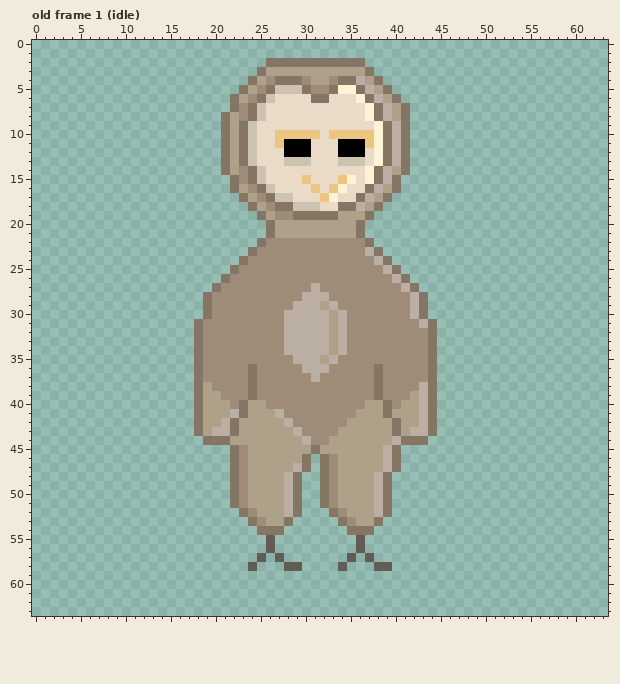
Pixel-art file -- assets/enemies/buho Boss/buho.aseprite. Above is the file before it was changed.
64x64 pixels, 12 frames. Colours within 5 levels of each other are drawn and written as one. Shown: old frame 1 (idle). The commit also changed other frames, which this record leaves out.
The same view after the edit:
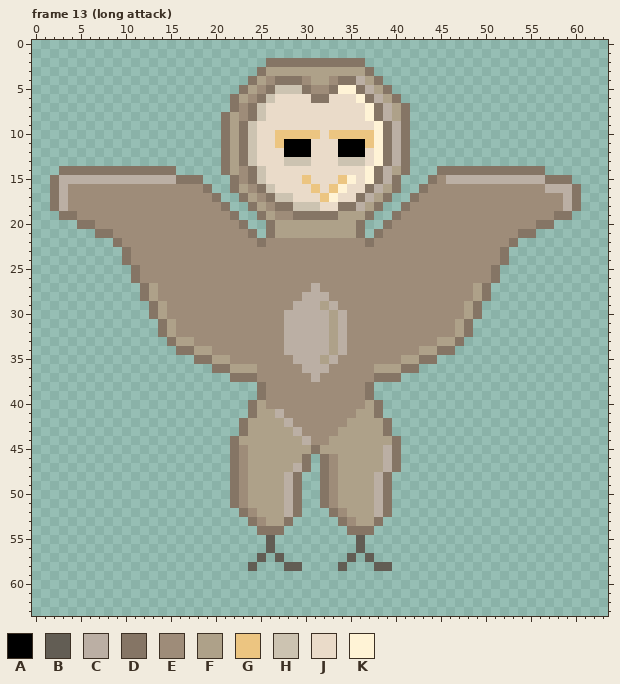
Palette (. is transparent): A #000000  B #625d54  C #bbafa4  D #857565  E #9e8c79  F #aea189  G #ecc581  H #ccc3b1  J #eadbc9  K #fff3d6
A new or re-ordered frame is compared with the old frame closest to it.
The exact change:
frames 12 -> 30
--- frame 13 (long attack) is new; against old frame 1 (idle)
@@ x 0..63 @@
 13 .....................DFDHJJJHHHJJJHHHJKDCD......................
-14 .....................DFEDHJJJJJJJJJJJKDCFD......................
-15 ......................DEDHJJJJGJJJGKJKDCD.......................
-16 ......................DFEDHJJJJGJGKJJDCFD.......................
-17 .......................DFEDHHJJJGKJJDCFD........................
-18 ........................DFEDDHHHJJDDCFD.........................
-19 .........................DFEEDDDDDFFFD..........................
-20 ..........................DFFFFFFFFFD...........................
-21 ..........................DFFFFFFFFFD...........................
-22 .........................DEEEEEEEEEEED..........................
-23 ........................DEEEEEEEEEEEECD.........................
-24 .......................DEEEEEEEEEEEEEECD........................
-25 ......................DEEEEEEEEEEEEEEEECD.......................
-26 .....................DEEEEEEEEEEEEEEEEEECD......................
-27 ....................DEEEEEEEEEECEEEEEEEEECD.....................
-28 ...................DEEEEEEEEEECCCEEEEEEEEECD....................
-29 ...................DEEEEEEEEECCCFCEEEEEEEECD....................
-30 ...................DEEEEEEEECCCCCFCEEEEEEECD....................
-31 ..................DEEEEEEEEECCCCCFCEEEEEEEECD...................
-32 ..................DEEEEEEEEECCCCCFCEEEEEEEEED...................
-33 ..................DEEEEEEEEECCCCCFCEEEEEEEEED...................
-34 ..................DEEEEEEEEECCCCCFCEEEEEEEEED...................
-35 ..................DEEEEEEEEEECCCFCEEEEEEEEEED...................
-36 ..................DEEEEEDEEEEECCCEEEEEDEEEEED...................
-37 ..................DEEEEEDEEEEEECEEEEEEDEEEEED...................
-38 ..................DFEEEEDEEEEEEEEEEEEEDEEEECD...................
-39 ..................DFFEEEDEEEEEEEEEEEEEDEEEFCD...................
-40 ..................DFFFEDFFEEEEEEEEEEEFFDEFFCD...................
-41 ..................DFFFCDFFFCEEEEEEEEFFFDFFFCD...................
-42 ..................DFFCDFFFFFCEEEEEEFFFFFDFFCD...................
-43 ..................DFCCDFFFFFFCEEEEFFFFFFDFCCD...................
-44 ...................DDDFFFFFFFFCEEFFFFFFFCDDD....................
+14 ...DDDDDDDDDDDDD.....DFEDHJJJJJJJJJJJKDCFD...DDDDDDDDDDDD.......
+15 ..DCCCCCCCCCCCCCDDD...DEDHJJJJGJJJGKJKDCD...DECCCCCCCCCCCDDD....
+16 ..DCEEEEEEEEEEEEEEED..DFEDHJJJJGJGKJJDCFD..DEEEEEEEEEEEEECCCD...
+17 ..DCEEEEEEEEEEEEEEEED..DFEDHHJJJGKJJDCFD..DEEEEEEEEEEEEEEEECD...
+18 ..DCEEEEEEEEEEEEEEEEED..DFEDDHHHJJDDCFD..DEEEEEEEEEEEEEEEEECD...
+19 ...DDEEEEEEEEEEEEEEEEED..DFEEDDDDDFFFD..DEEEEEEEEEEEEEEEEEDD....
+20 .....DDEEEEEEEEEEEEEEEED..DFFFFFFFFFD..DEEEEEEEEEEEEEEEEDD......
+21 .......DDEEEEEEEEEEEEEEED.DFFFFFFFFFD.DEEEEEEEEEEEEEEEDD........
+22 .........DEEEEEEEEEEEEEEEDEEEEEEEEEEEDEEEEEEEEEEEEEEED..........
+23 ..........DEEEEEEEEEEEEEEEEEEEEEEEEEEEEEEEEEEEEEEEEED...........
+24 ..........DEEEEEEEEEEEEEEEEEEEEEEEEEEEEEEEEEEEEEEEEED...........
+25 ...........DEEEEEEEEEEEEEEEEEEEEEEEEEEEEEEEEEEEEEEED............
+26 ...........DEEEEEEEEEEEEEEEEEEEEEEEEEEEEEEEEEEEEEEED............
+27 ............DFEEEEEEEEEEEEEEEEECEEEEEEEEEEEEEEEEEFD.............
+28 ............DFEEEEEEEEEEEEEEEECCCEEEEEEEEEEEEEEEEFD.............
+29 .............DFEEEEEEEEEEEEEECCCFCEEEEEEEEEEEEEEFD..............
+30 .............DFEEEEEEEEEEEEECCCCCFCEEEEEEEEEEEEEFD..............
+31 ..............DFEEEEEEEEEEEECCCCCFCEEEEEEEEEEEEFD...............
+32 ..............DFEEEEEEEEEEEECCCCCFCEEEEEEEEEEEEFD...............
+33 ...............DFFEEEEEEEEEECCCCCFCEEEEEEEEEEFFD................
+34 ................DDFFEEEEEEEECCCCCFCEEEEEEEEFFDD.................
+35 ..................DDFFEEEEEEECCCFCEEEEEEEFFDD...................
+36 ....................DDFFFEEEEECCCEEEEEFFFDD.....................
+37 ......................DDDEEEEEECEEEEEEDDD.......................
+38 .........................DEEEEEEEEEEED..........................
+39 .........................DEEEEEEEEEEED..........................
+40 ........................DFEEEEEEEEEEEFD.........................
+41 ........................DFFCEEEEEEEEFFD.........................
+42 .......................DFFFFCEEEEEEFFFFD........................
+43 .......................DFFFFFCEEEEFFFFFD........................
+44 ......................DFFFFFFFCEEFFFFFFFD.......................
 45 ......................DEFFFFFFFDFFFFFFFCD.......................
Boxes around the changes in both pictures, in picture pixels (x1, y1, x2, y2):
changed: (50, 166, 266, 445)
changed: (365, 166, 581, 445)
